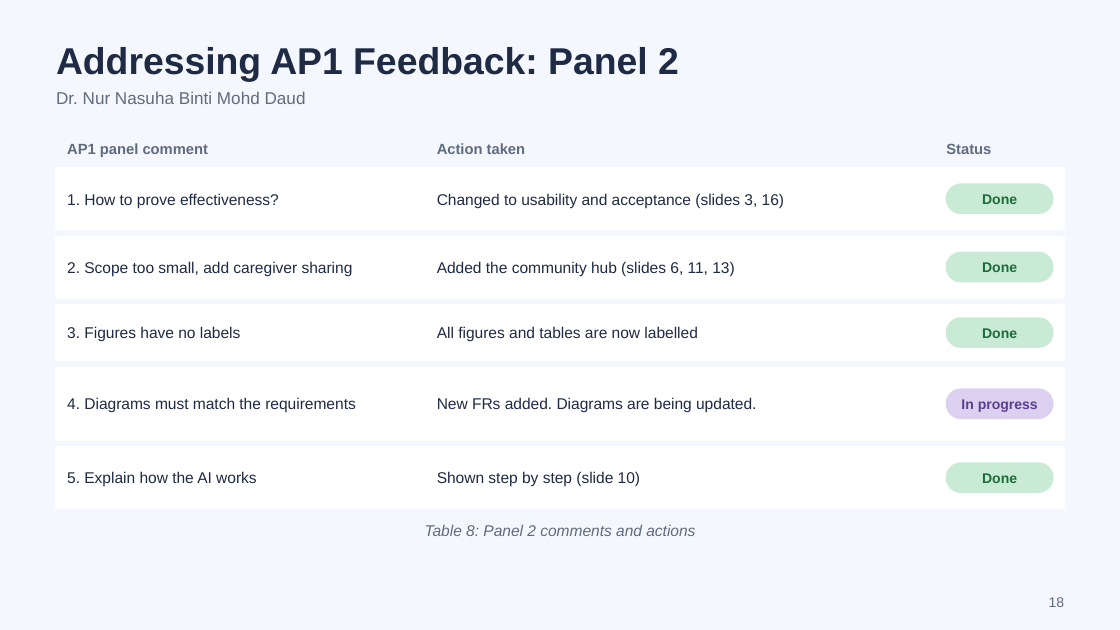
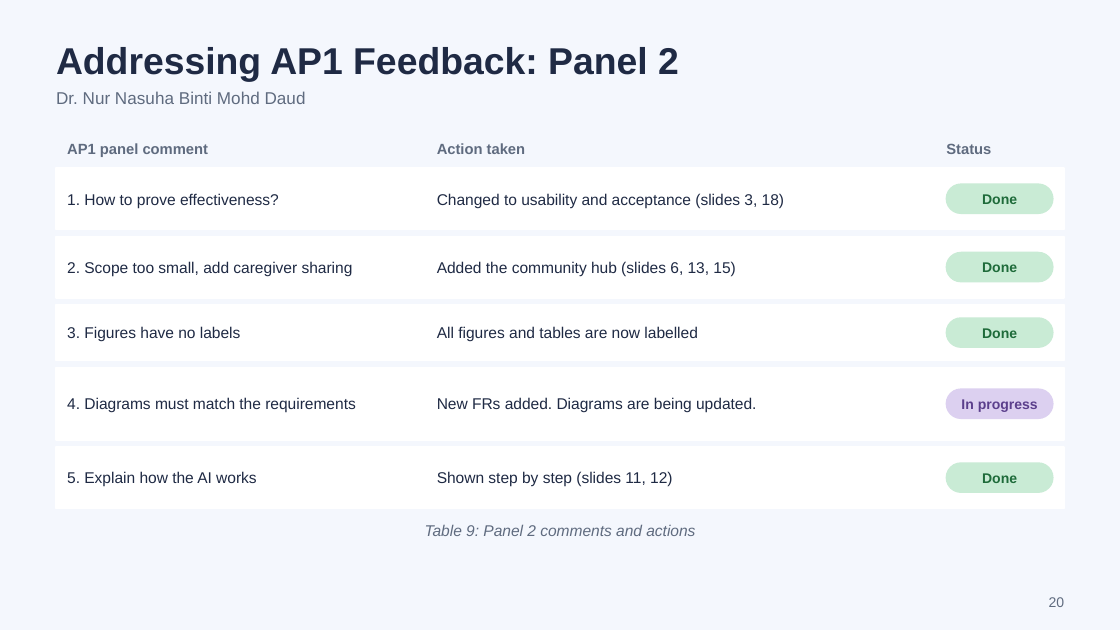
Before and after one commit to scz912/autism_audiobook, a slide deck: slide 20 of deliverables/Visual_Playlist_AP2_Progress.pptx (slide 18 before the commit). Drawn at 1120x630 pixels with LibreOffice and Linux fonts; fonts in the diff are those of the drawing. Boxes give left, top, right and bottom in pixels: in the first picture for what was removed or moved away, otherwise in the second. Text is boxed around its words. In the diff, an @@ line names an element or a change of style, - is before the commit and + after.

```diff
--- a/deliverables/Visual_Playlist_AP2_Progress.pptx
+++ b/deliverables/Visual_Playlist_AP2_Progress.pptx
@@ text at <box>437,261,735,276</box>: text changed @@
-Added the community hub (slides 6, 11, 13)
+Added the community hub (slides 6, 13, 15)
@@ text at <box>437,471,672,487</box>: text changed @@
-Shown step by step (slide 10)
+Shown step by step (slides 11, 12)
@@ text at <box>425,524,695,536</box>: text changed @@
-Table 8: Panel 2 comments and actions
+Table 9: Panel 2 comments and actions
@@ page number at <box>1049,597,1065,607</box>: text changed @@
-18
+20
```
Also in this commit, not shown: 9 other slides changed, 2 slides added, 8 other files.
